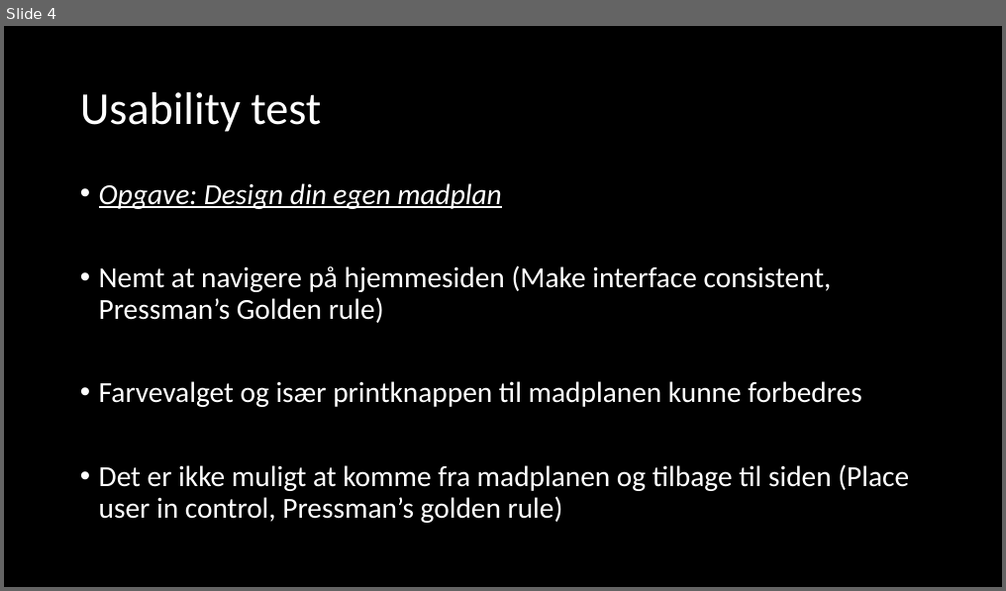
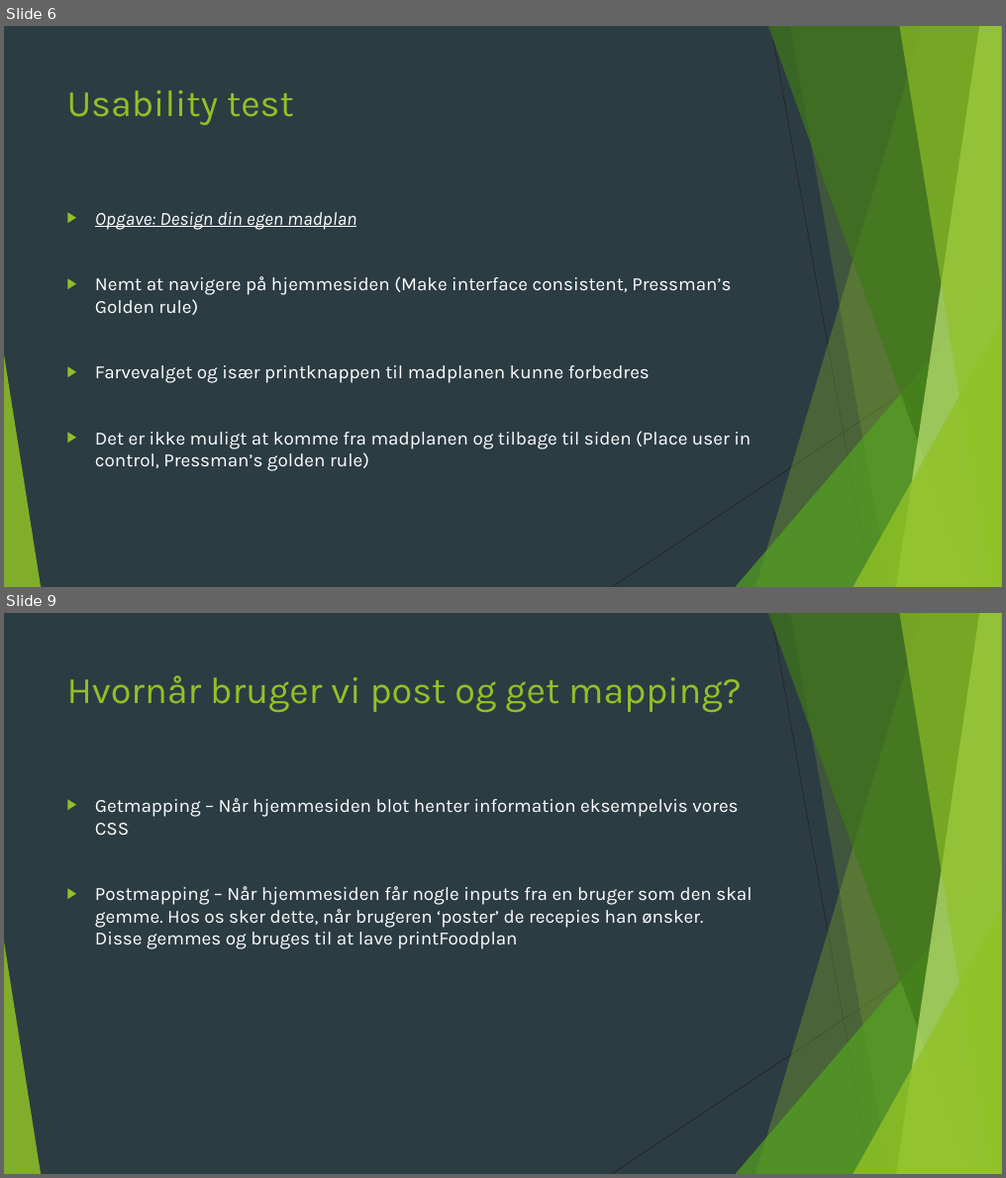
Before and after one commit to MatiasStorm/Madspild, a slide deck: Danmark mod madspild.pptx. Shown one above the other, each under a label of ours: slide 4 before the commit, slides 6 and 9 after it; the slides between them are not shown. The pictures are 1006x591 and 1006x1178 pixels, drawn with LibreOffice and Linux fonts; fonts in the diff are those of the drawing. Boxes give left, top, right and bottom in pixels: in the first picture for what was removed or moved away, otherwise in the second. Text is boxed around its words. In the diff, an @@ line names an element or a change of style, - is before the commit and + after.

```diff
--- a/Danmark mod madspild.pptx
+++ b/Danmark mod madspild.pptx
@@ slide 9 added at box(4, 613, 1002, 1174), background #2C3C43; not listed: 10 template elements that a slide beside it also shows @@
@@ title added at box(67, 675, 741, 712), 36 pt, text #90C226 @@
+Hvornår bruger vi post og get mapping?
@@ text added at box(95, 798, 751, 950), 18 pt, text #FFFFFF @@
+▶ Getmapping – Når hjemmesiden blot henter information eksempelvis vores CSS
+▶ Postmapping – Når hjemmesiden får nogle inputs fra en bruger som den skal gemme. Hos os sker dette, når brugeren ‘poster’ de recepies han ønsker. Disse gemmes og bruges til at lave printFoodplan
@@ what was slide 4 is now slide 6 @@
@@ slide 6 changed as well @@
@@ background #000000 to #2C3C43 @@
@@ title "Usability test": place and size @@
-title "Usability test" at box(80, 92, 321, 132)
+title "Usability test" at box(67, 90, 294, 125)
@@ title "Usability test" at box(67, 90, 294, 125): size 44 to 36 pt, font Calibri to Karla, text colour #FFFFFF to #90C226; line spacing 0.9 to 1; vertical alignment middle to top @@
@@ text "Opgave: Design din egen madplan": place and size @@
-text "Opgave: Design din egen madplan" at box(99, 183, 909, 523)
+text "Opgave: Design din egen madplan" at box(95, 212, 750, 472)
@@ text "Opgave: Design din egen madplan" at box(95, 212, 750, 472): size 28 to 18 pt, font Calibri to Karla; bullet • to ▶; line spacing 0.9 to 1 @@
@@ group added at box(4, 26, 1002, 587): 5 freeform shapes, 3 triangles, 2 lines @@
```
Also in this commit, not shown: 3 other slides changed, 4 other slides added, 20 other files.
